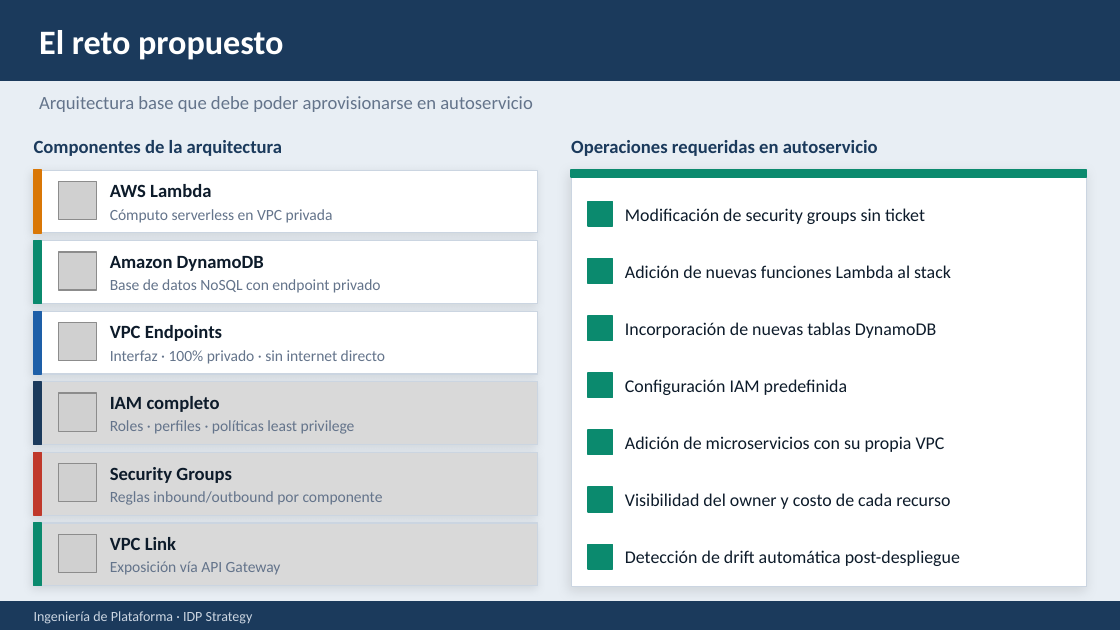
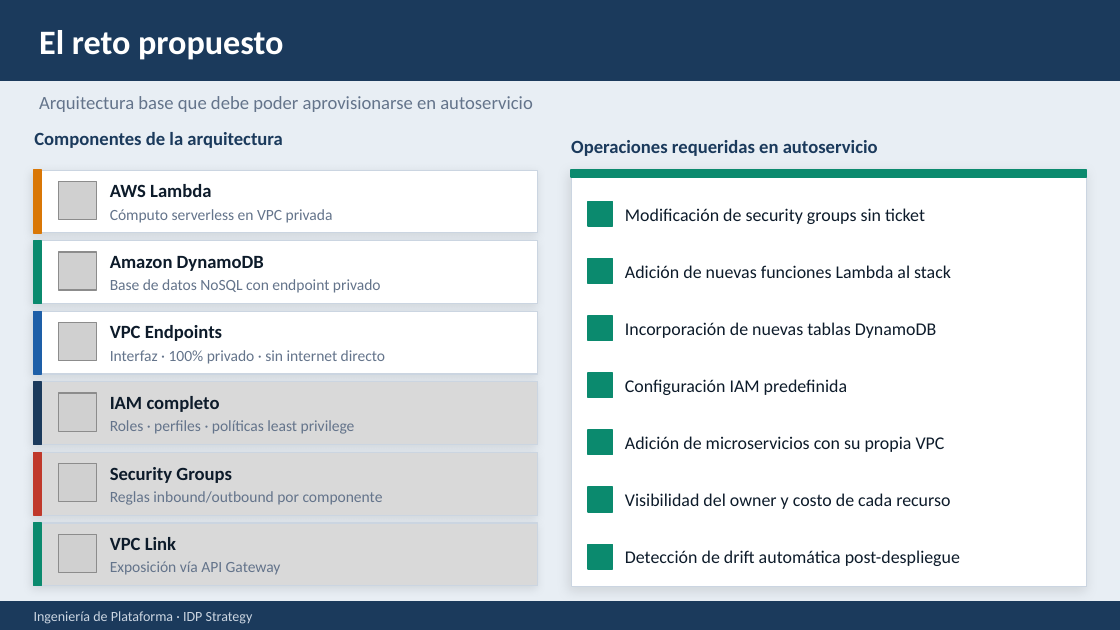
Before and after one commit to demos-and-pilots/port-aws-golden-path, a slide deck: slide 4 of presentation/IDP_Strategy_Port_CFN_GitHubActions.pptx. Drawn at 1120x630 pixels with LibreOffice and Linux fonts; fonts in the diff are those of the drawing; grey boxes stand for pictures. Boxes give left, top, right and bottom in pixels: in the first picture for what was removed or moved away, otherwise in the second. Text is boxed around its words. In the diff, an @@ line names an element or a change of style, - is before the commit and + after.

```diff
--- a/presentation/IDP_Strategy_Port_CFN_GitHubActions.pptx
+++ b/presentation/IDP_Strategy_Port_CFN_GitHubActions.pptx
@@ text "Componentes de la arquitectura": place and size @@
-text "Componentes de la arquitectura" at (34,140,282,156)
+text "Componentes de la arquitectura" at (34,132,282,148)
```
Also in this commit, not shown: 6 other slides changed, 2 slides added, 3 other files.
